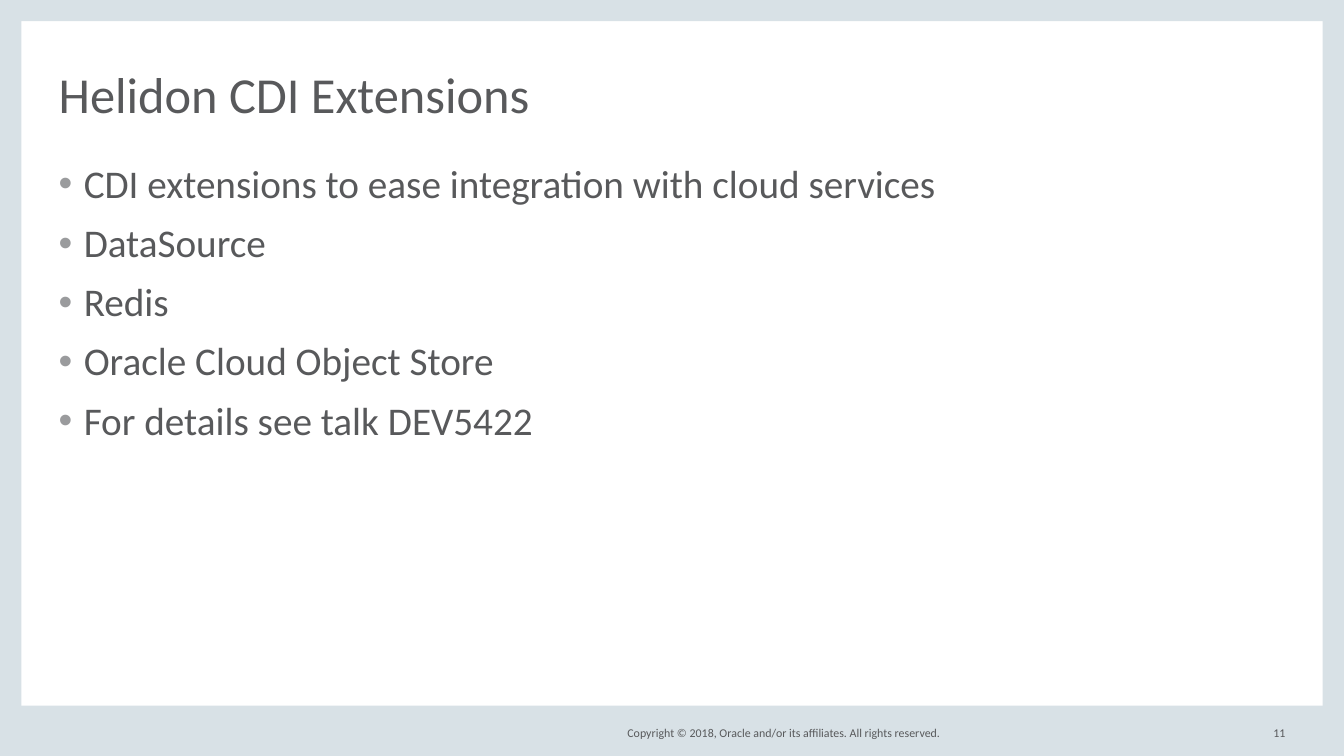
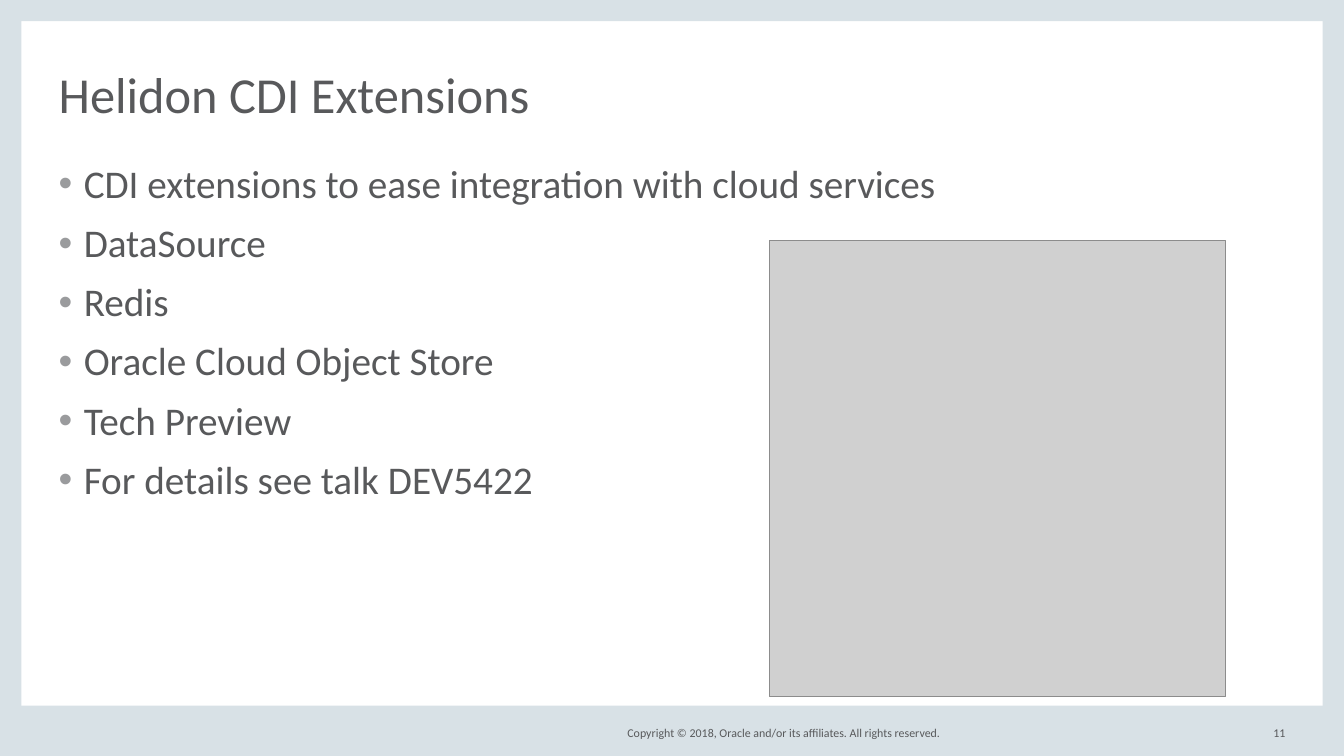
Before and after one commit to barchetta/codeone-2018, a slide deck: slide 11 of DEV5539_HelidonIntroCodeOne2018.pptx. Drawn at 1344x756 pixels with LibreOffice and Linux fonts; fonts in the diff are those of the drawing; grey boxes stand for pictures; background and template pictures are left out. Boxes give left, top, right and bottom in pixels: in the first picture for what was removed or moved away, otherwise in the second. Text is boxed around its words. In the diff, an @@ line names an element or a change of style, - is before the commit and + after.

```diff
--- a/DEV5539_HelidonIntroCodeOne2018.pptx
+++ b/DEV5539_HelidonIntroCodeOne2018.pptx
@@ picture added at [769, 240, 1226, 697] @@
@@ text at [84, 408, 292, 436]: paragraph added @@
+• Tech Preview
```
Also in this commit, not shown: 7 other slides changed, 1 slide added, 1 other file.
